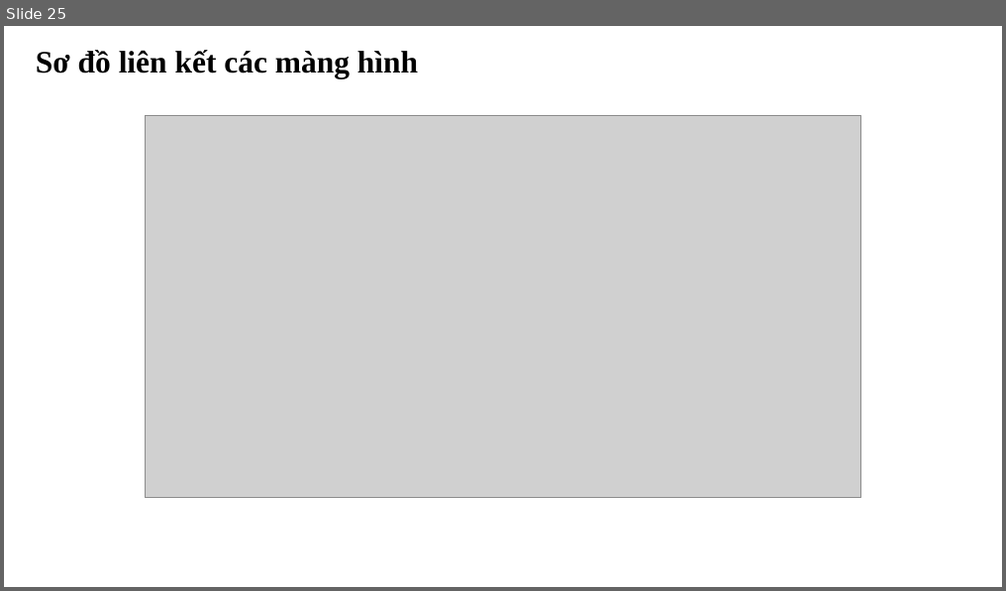
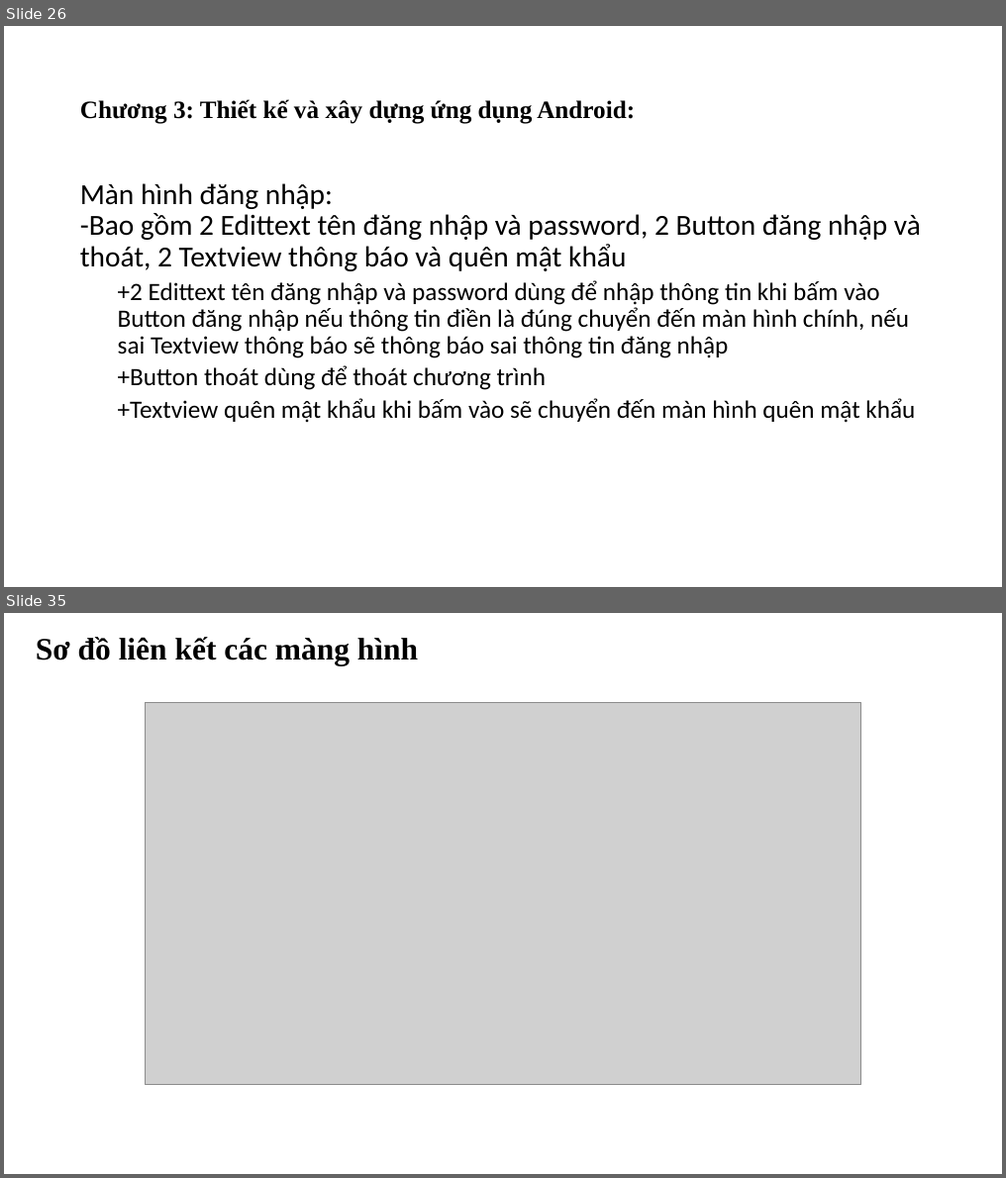
Before and after one commit to aokidai/androidcuoiki, a slide deck: bcck.pptx. Shown one above the other, each under a label of ours: slide 25 before the commit, slides 26 and 35 after it; the slides between them are not shown. The pictures are 1006x591 and 1006x1178 pixels, drawn with LibreOffice and Linux fonts; fonts in the diff are those of the drawing; grey boxes stand for pictures. Boxes give left, top, right and bottom in pixels: in the first picture for what was removed or moved away, otherwise in the second. Text is boxed around its words. In the diff, an @@ line names an element or a change of style, - is before the commit and + after.

```diff
--- a/bcck.pptx
+++ b/bcck.pptx
@@ slide 26 added at [4,26,1002,587], background #FFFFFF @@
@@ title added at [80,99,635,124], 24 pt, text #000000, bold @@
+Chương 3: Thiết kế và xây dựng ứng dụng Android:
@@ text added at [80,183,921,423], 24 pt, text #000000 @@
+Màn hình đăng nhập:
+-Bao gồm 2 Edittext tên đăng nhập và password, 2 Button đăng nhập và thoát, 2 Textview thông báo và quên mật khẩu
+  +2 Edittext tên đăng nhập và password dùng để nhập thông tin khi bấm vào Button đăng nhập nếu thông tin điền là đúng chuyển đến màn hình chính, nếu sai Textview thông báo sẽ thông báo sai thông tin đăng nhập
+  +Button thoát dùng để thoát chương trình
+  +Textview quên mật khẩu khi bấm vào sẽ chuyển đến màn hình quên mật khẩu
@@ what was slide 25 is now slide 35 @@
```
Also in this commit, not shown: 1 slide changed, 18 other slides added, 1 slide removed, 16 other files.
